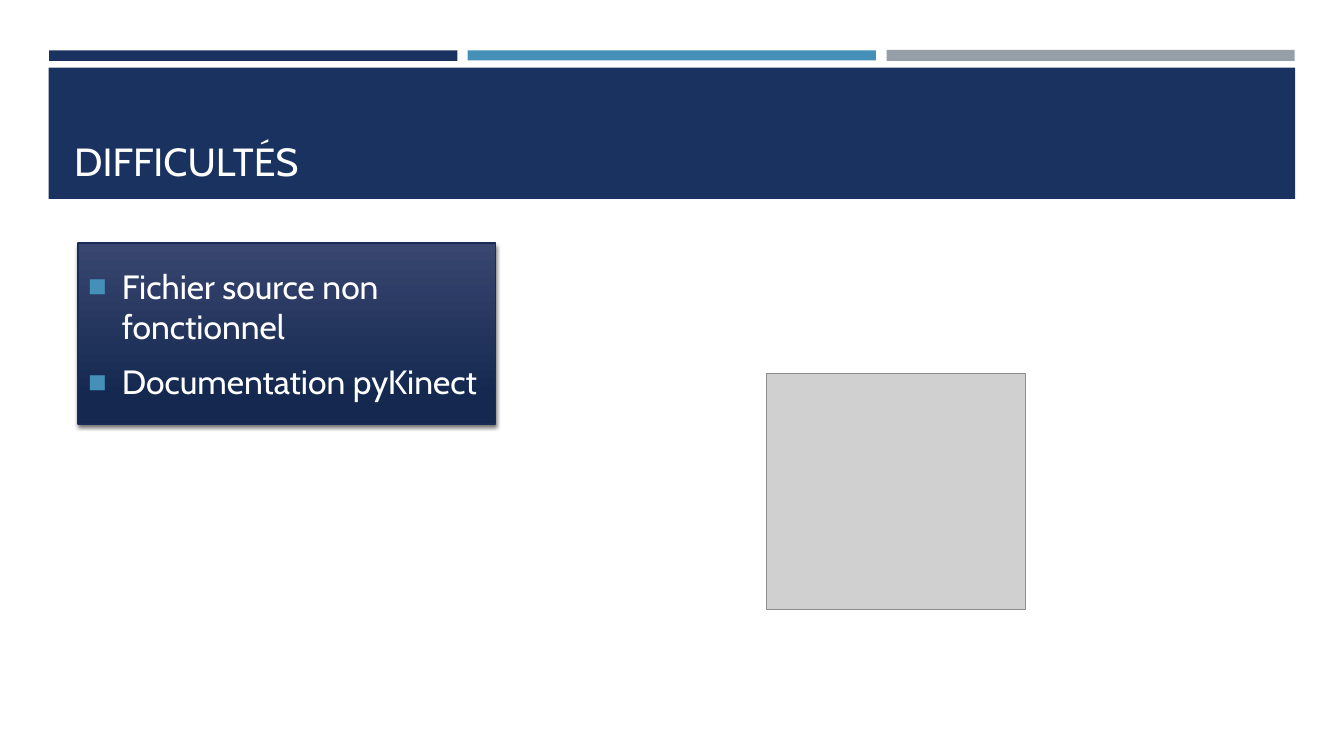
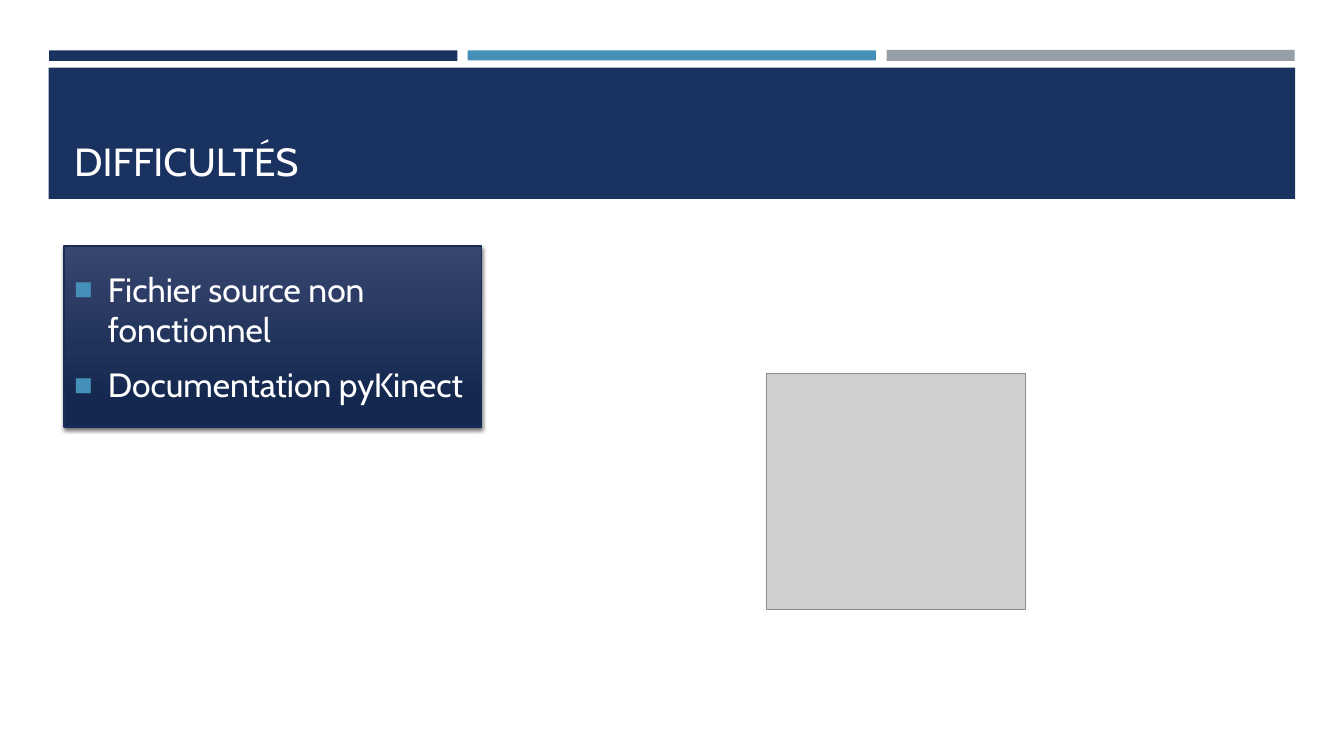
Before and after one commit to MichelaZucca/magicHatPygameKinect, a slide deck: slide 4 of magicHat/magicHat.pptx (slide 3 before the commit). Drawn at 1344x756 pixels with LibreOffice and Linux fonts; fonts in the diff are those of the drawing; grey boxes stand for pictures. Boxes give left, top, right and bottom in pixels: in the first picture for what was removed or moved away, otherwise in the second. Text is boxed around its words. In the diff, an @@ line names an element or a change of style, - is before the commit and + after.

```diff
--- a/magicHat/magicHat.pptx
+++ b/magicHat/magicHat.pptx
@@ text "Fichier source non fonctionnel": place and size @@
-text "Fichier source non fonctionnel" at (78, 243, 495, 424)
+text "Fichier source non fonctionnel" at (65, 246, 482, 427)
```
Also in this commit, not shown: 2 other slides changed, 4 slides added, 1 slide removed.
